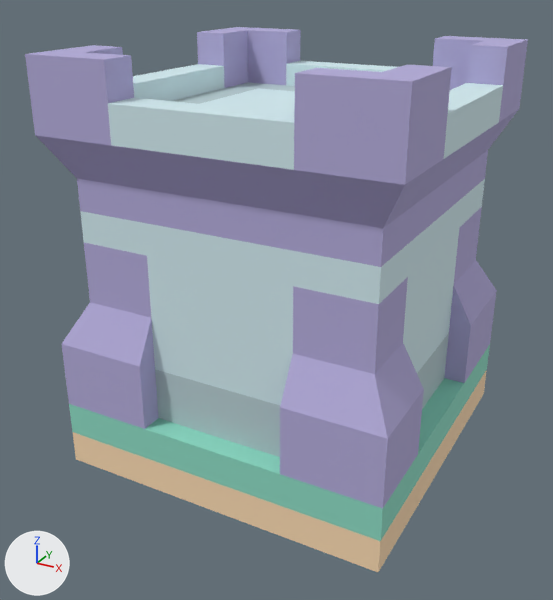
What one commit did to the OBJ model Project/Asset/Mesh/tile/tower/tile_tower_cannon.obj.
Before and after are seen from a 50 mm camera at (0.996, -1.934, 1.404) aimed at (-0.026, -0.076, 0.476). Lighting does not change. The marker at lower left points along +X, +Y and +Z. Where no turn or scale is listed for an object, it has been applied to the vertices.

The first picture shows 'tile', 'towerSquare_sampleE001'.
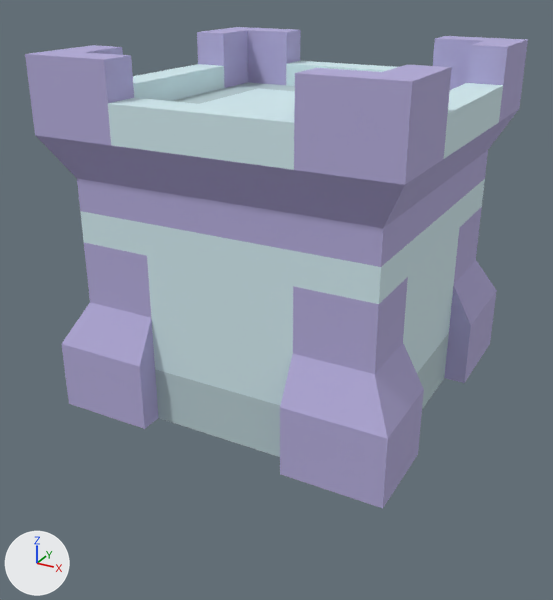
What differs and where, as boxes (x1, y1, x2, y2) in the pictures (553 x 600 px):
'tile', deleted: before (69, 345, 490, 572)
    faces in mat_tile_tower_cannon_tile_tower_cannon_tile_foliage (green #8ddbc4): (69, 345, 490, 541)
    faces in mat_tile_tower_cannon_tile_tower_cannon_tile_dirt (beige #fcdcb3): (73, 370, 487, 572)

The change in detail:
Object 'tile' (ob_tile) is deleted.
